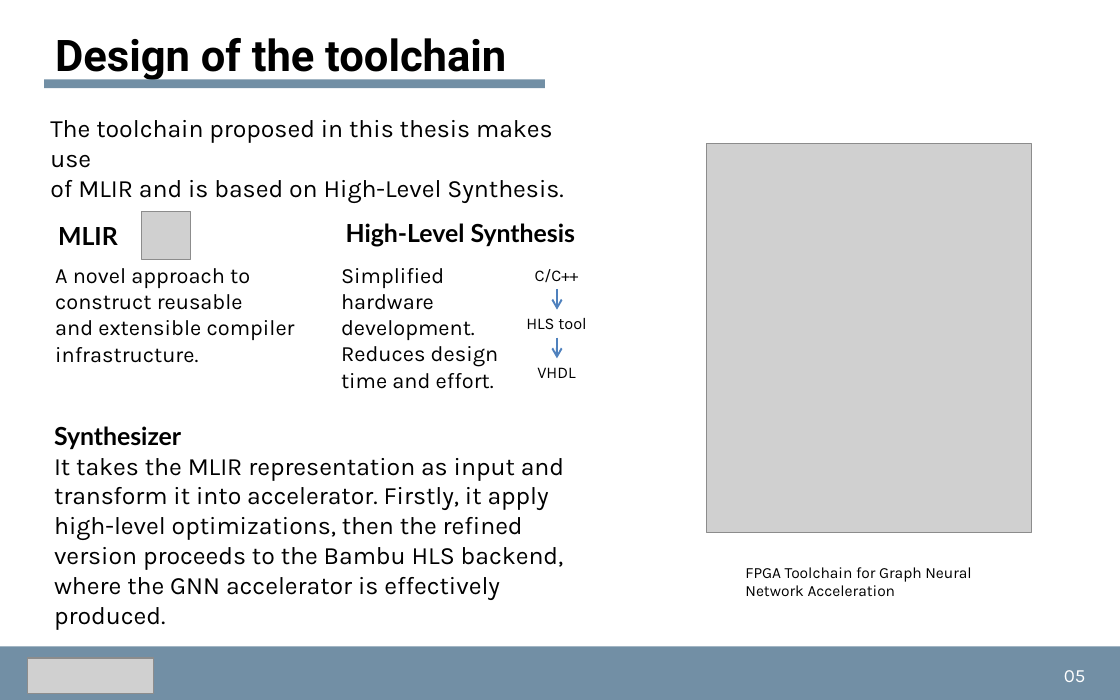
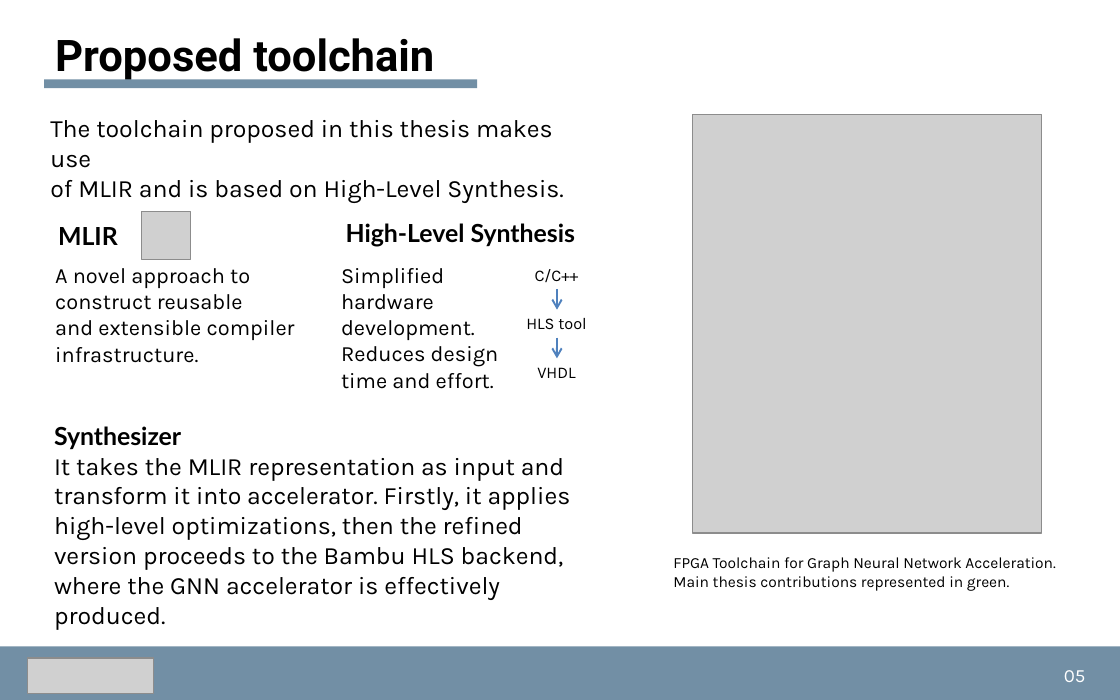
Before and after one commit to dmsgnn/master-thesis, a slide deck: slide 5 of docs/presentation/presentation.pptx. Drawn at 1120x700 pixels with LibreOffice and Linux fonts; fonts in the diff are those of the drawing; grey boxes stand for pictures. Boxes give left, top, right and bottom in pixels: in the first picture for what was removed or moved away, otherwise in the second. Text is boxed around its words. In the diff, an @@ line names an element or a change of style, - is before the commit and + after.

```diff
--- a/docs/presentation/presentation.pptx
+++ b/docs/presentation/presentation.pptx
@@ text at [55, 38, 434, 82]: text changed @@
-Design of the toolchain
+Proposed toolchain
@@ rectangle: place and size @@
-rectangle at [44, 80, 544, 88]
+rectangle at [44, 80, 477, 88]
@@ picture: place and size @@
-picture at [707, 143, 1032, 533]
+picture at [692, 114, 1042, 533]
@@ text at [54, 458, 571, 600]: text changed @@
-It takes the MLIR representation as input and transform it into accelerator. Firstly, it apply high-level optimizations, then the refined version proceeds to the Bambu HLS backend, where the GNN accelerator is effectively produced.
+It takes the MLIR representation as input and transform it into accelerator. Firstly, it applies high-level optimizations, then the refined version proceeds to the Bambu HLS backend, where the GNN accelerator is effectively produced.
@@ text at [673, 557, 1055, 591]: text changed @@
-FPGA Toolchain for Graph Neural Network Acceleration
+FPGA Toolchain for Graph Neural Network Acceleration. Main thesis contributions represented in green.
```
Also in this commit, not shown: 16 other slides changed, 2 slides added, 4 other files.
